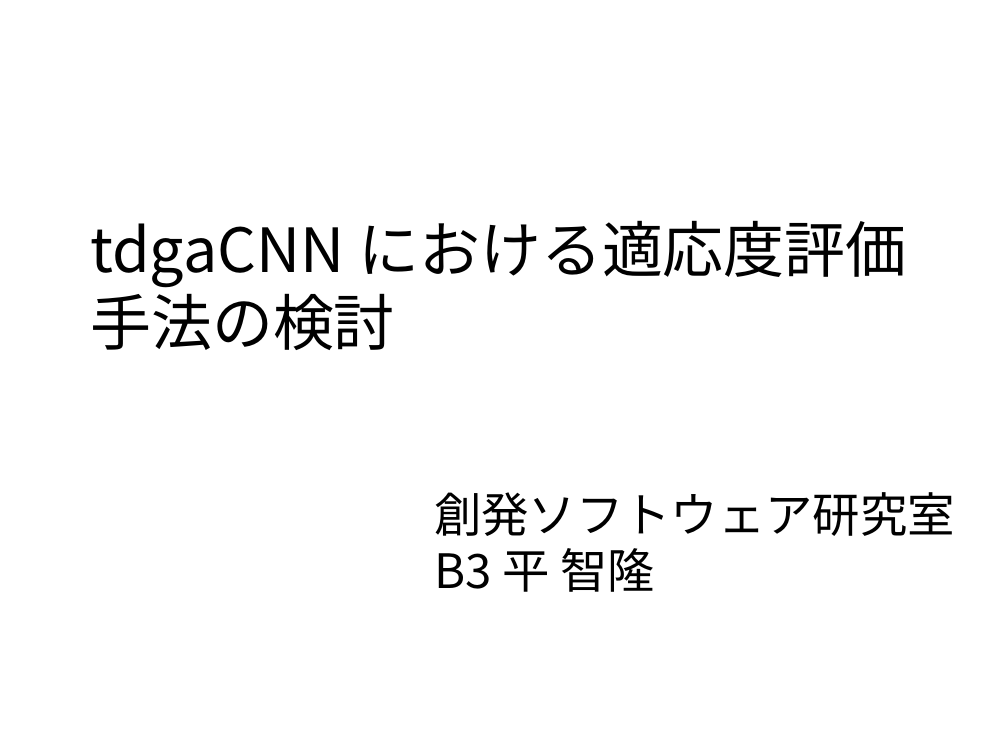
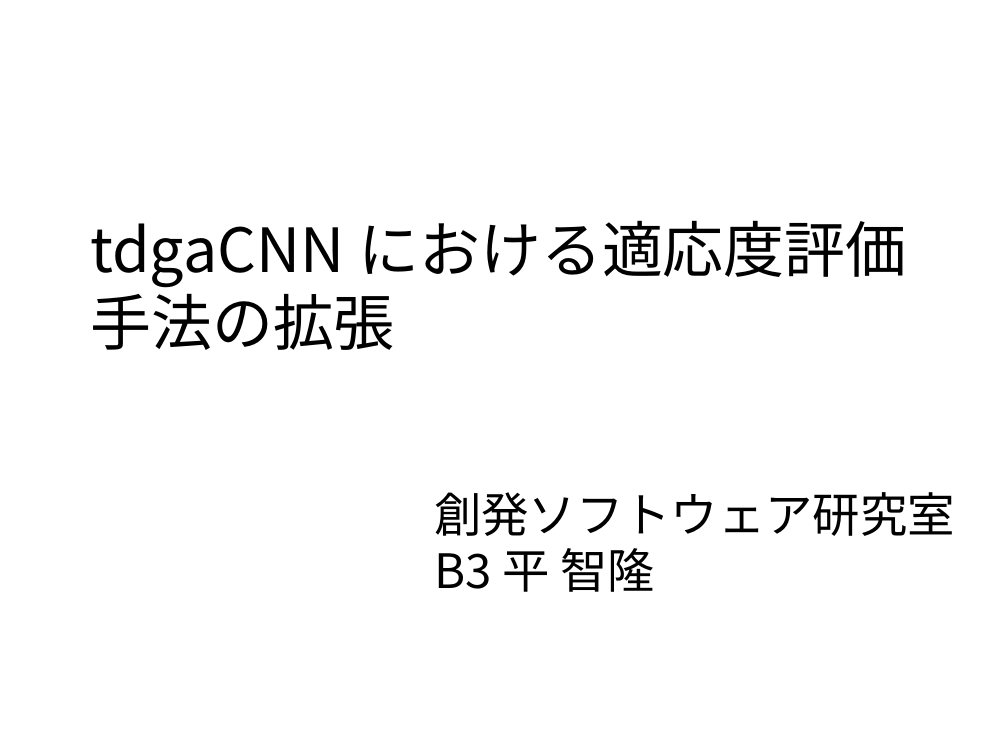
Before and after one commit to TairaTomotaka/kadai, a slide deck: slide 1 of prsn/20230124_prsn_taira.pptx. Drawn at 1008x756 pixels with LibreOffice and Linux fonts; fonts in the diff are those of the drawing. Boxes give left, top, right and bottom in pixels: in the first picture for what was removed or moved away, otherwise in the second. Text is boxed around its words. In the diff, an @@ line names an element or a change of style, - is before the commit and + after.

```diff
--- a/prsn/20230124_prsn_taira.pptx
+++ b/prsn/20230124_prsn_taira.pptx
@@ text at [90,283,395,350]: text changed @@
-手法の検討
+手法の拡張
```
Also in this commit, not shown: 4 other slides changed, 1 slide removed, 6 other files.
